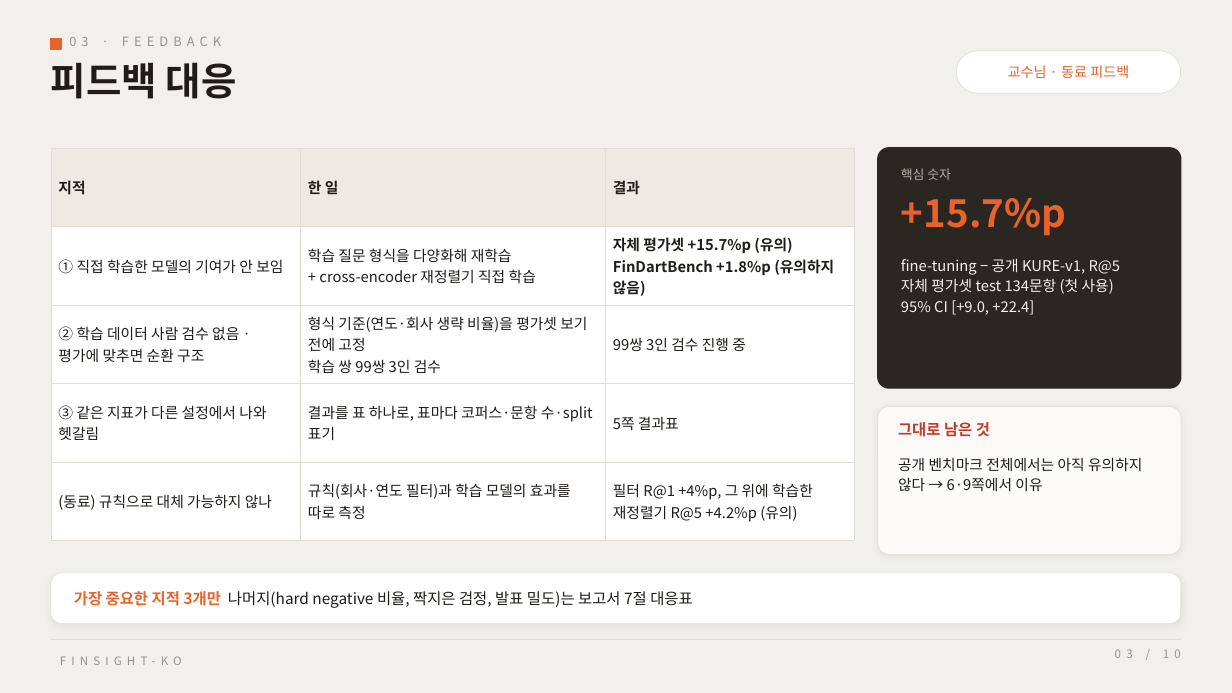
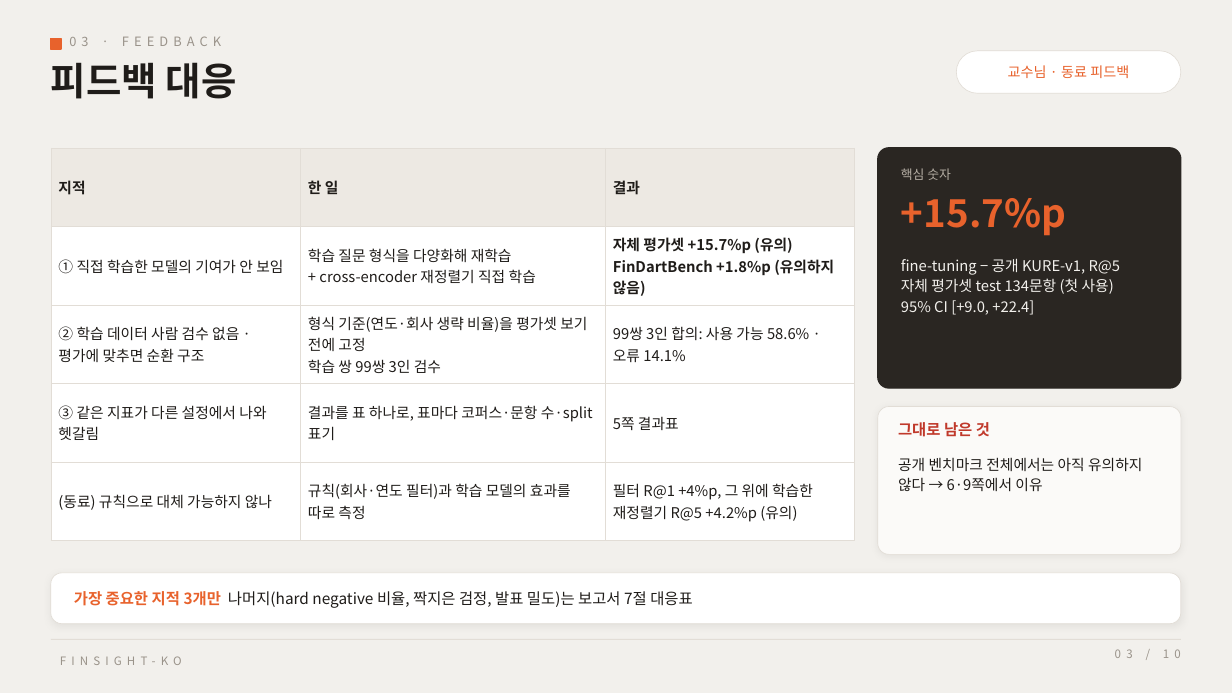
Before and after one commit to Deeplearning2-NLP/finsight-ko, a slide deck: slide 3 of docs/deliverables/FinSight-ko_중간발표.pptx. Drawn at 1232x693 pixels with LibreOffice and Linux fonts; fonts in the diff are those of the drawing. Boxes give left, top, right and bottom in pixels: in the first picture for what was removed or moved away, otherwise in the second. Text is boxed around its words. In the diff, an @@ line names an element or a change of style, - is before the commit and + after.

```diff
--- a/docs/deliverables/FinSight-ko_중간발표.pptx
+++ b/docs/deliverables/FinSight-ko_중간발표.pptx
@@ table at (51, 148, 855, 526) @@
-row 3, column 3: 99쌍 3인 검수 진행 중
+row 3, column 3: 99쌍 3인 합의: 사용 가능 58.6% · 오류 14.1%
```
Also in this commit, not shown: 2 other slides changed, 15 other files.
